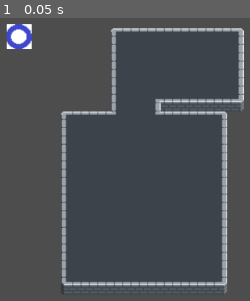
Above: before the commit, frame 1.
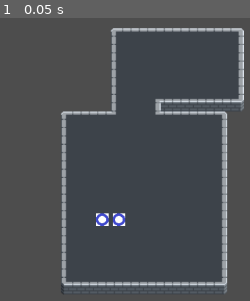
Above: after the commit, the same moment.

Repository: ashleycody345/CSCI4448-projectMT
Game: Godot game, scene res://scenes/demo_game.tscn
The game is run twice, just before and just after one commit, with the same random seed, the same clock (stepped at 60 frames per second) and the same inputs.
Inputs:
- Up to frame 1 (0.05 s): no input

The runs differ from the first frame. In frame 1, 1.4% of the frame differs, in the area x 2-51%, y 2-74%.

Commit message:
Set demo start positions & fix startpos

Diff:
--- a/project-mystery-tactics/scenes/characters/character.tscn
+++ b/project-mystery-tactics/scenes/characters/character.tscn
@@ -3,5 +3,6 @@
 [ext_resource type="Script" uid="uid://crq6b7b7p75gc" path="res://scripts/characters/character.gd" id="1_glpr6"]
 
 [node name="Character" type="Node2D" unique_id=226386249]
+scale = Vector2(0.5, 0.5)
 script = ExtResource("1_glpr6")
 metadata/_custom_type_script = "uid://crq6b7b7p75gc"
--- a/project-mystery-tactics/scenes/demo_game.tscn
+++ b/project-mystery-tactics/scenes/demo_game.tscn
@@ -12,9 +12,10 @@
 
 [node name="Character" type="Node2D" parent="map" unique_id=765100161]
 script = ExtResource("1_q5dop")
-start_pos = Vector2i(5, 5)
+start_pos = Vector2i(5, 11)
 metadata/_custom_type_script = "uid://crq6b7b7p75gc"
 
 [node name="Fighter" type="Node2D" parent="map" unique_id=632117904]
 script = ExtResource("3_5upbm")
+start_pos = Vector2i(6, 11)
 metadata/_custom_type_script = "uid://bt208w58x2b0h"
--- a/project-mystery-tactics/scripts/characters/character.gd
+++ b/project-mystery-tactics/scripts/characters/character.gd
@@ -56,12 +56,14 @@
 func _init() -> void:
 	loadSprite()
 	hp = max_hp
-	map_pos = start_pos
+
 
 
 # Called when the node enters the scene tree for the first time.
 func _ready() -> void:
-
+	map_pos = start_pos
+	self.scale.x = 0.5
+	self.scale.y = 0.5
 	pass
 
 # Called every frame. 'delta' is the elapsed time since the previous frame.
